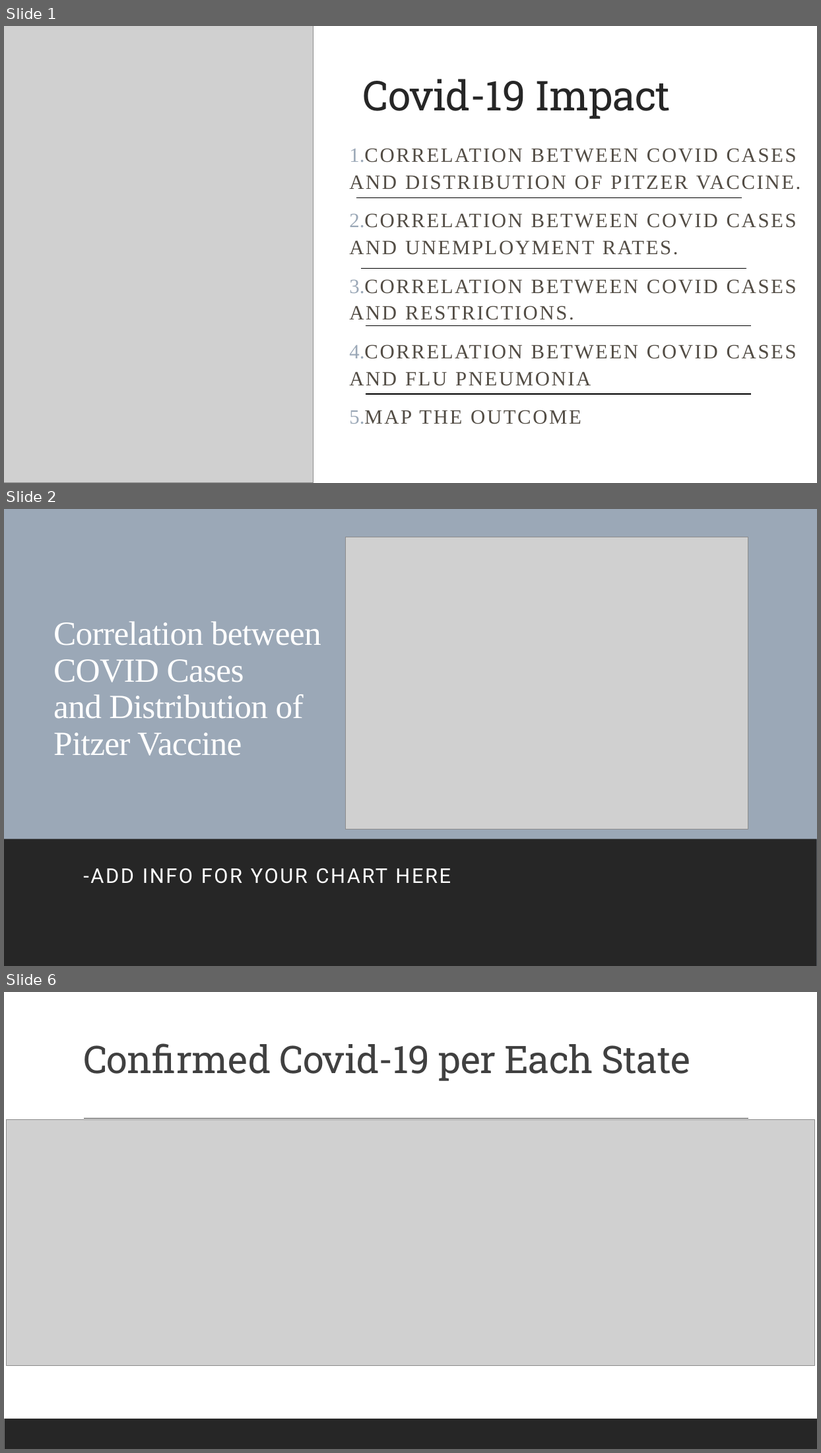
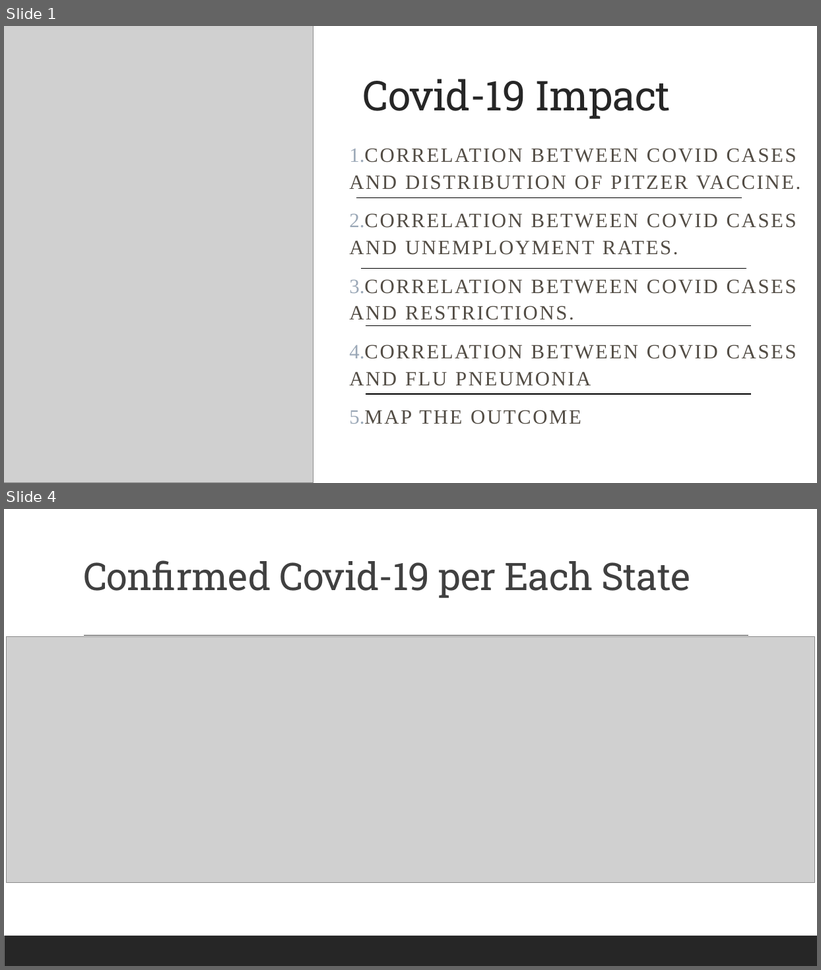
Before and after one commit to chadmilburn/COVID, a slide deck: Covid-19 Project One .pptx. Shown one above the other, each under a label of ours: slides 1, 2 and 6 before the commit, slides 1 and 4 after it; the slides between them are not shown. The pictures are 821x1453 and 821x970 pixels, drawn with LibreOffice and Linux fonts; fonts in the diff are those of the drawing; grey boxes stand for pictures. Boxes give left, top, right and bottom in pixels: in the first picture for what was removed or moved away, otherwise in the second. Text is boxed around its words. In the diff, an @@ line names an element or a change of style, - is before the commit and + after.

```diff
--- a/Covid-19 Project One .pptx
+++ b/Covid-19 Project One .pptx
@@ slide 2 removed at <box>4,509,817,966</box>, background #FFFFFF; not listed: 1 template element that a slide beside it also shows @@
@@ rectangle removed at <box>4,509,817,966</box> @@
@@ picture removed at <box>346,537,748,829</box> @@
@@ title removed at <box>54,621,321,756</box> @@
-Correlation between
-COVID Cases
-and Distribution of
-Pitzer Vaccine
@@ rectangle removed at <box>4,840,817,966</box> @@
@@ subtitle removed at <box>83,869,451,884</box> @@
--ADD INFO FOR YOUR CHART HERE
@@ what was slide 6 is now slide 4 @@
```
Also in this commit, not shown: 2 slides added, 3 other slides removed.
